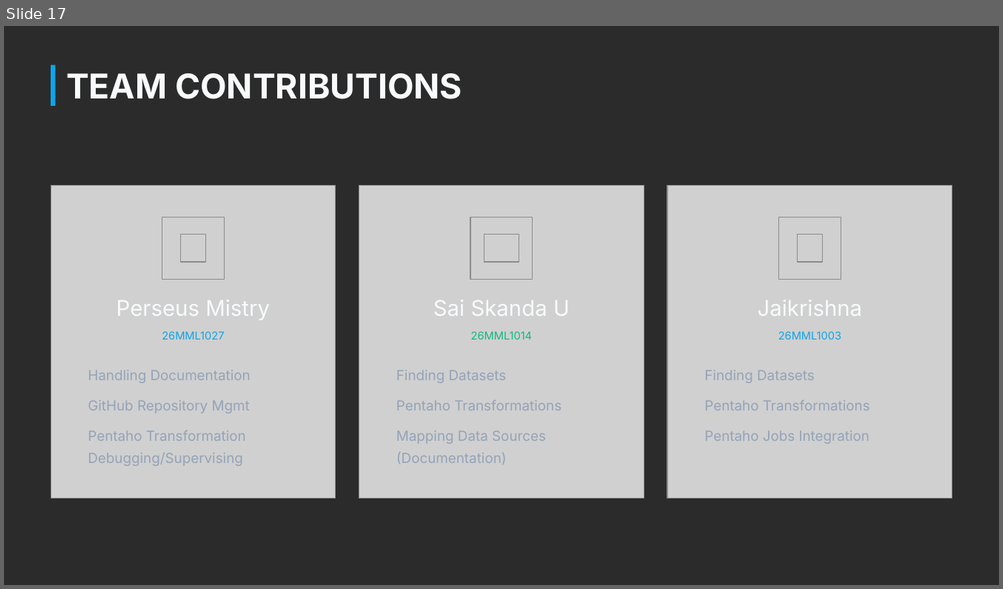
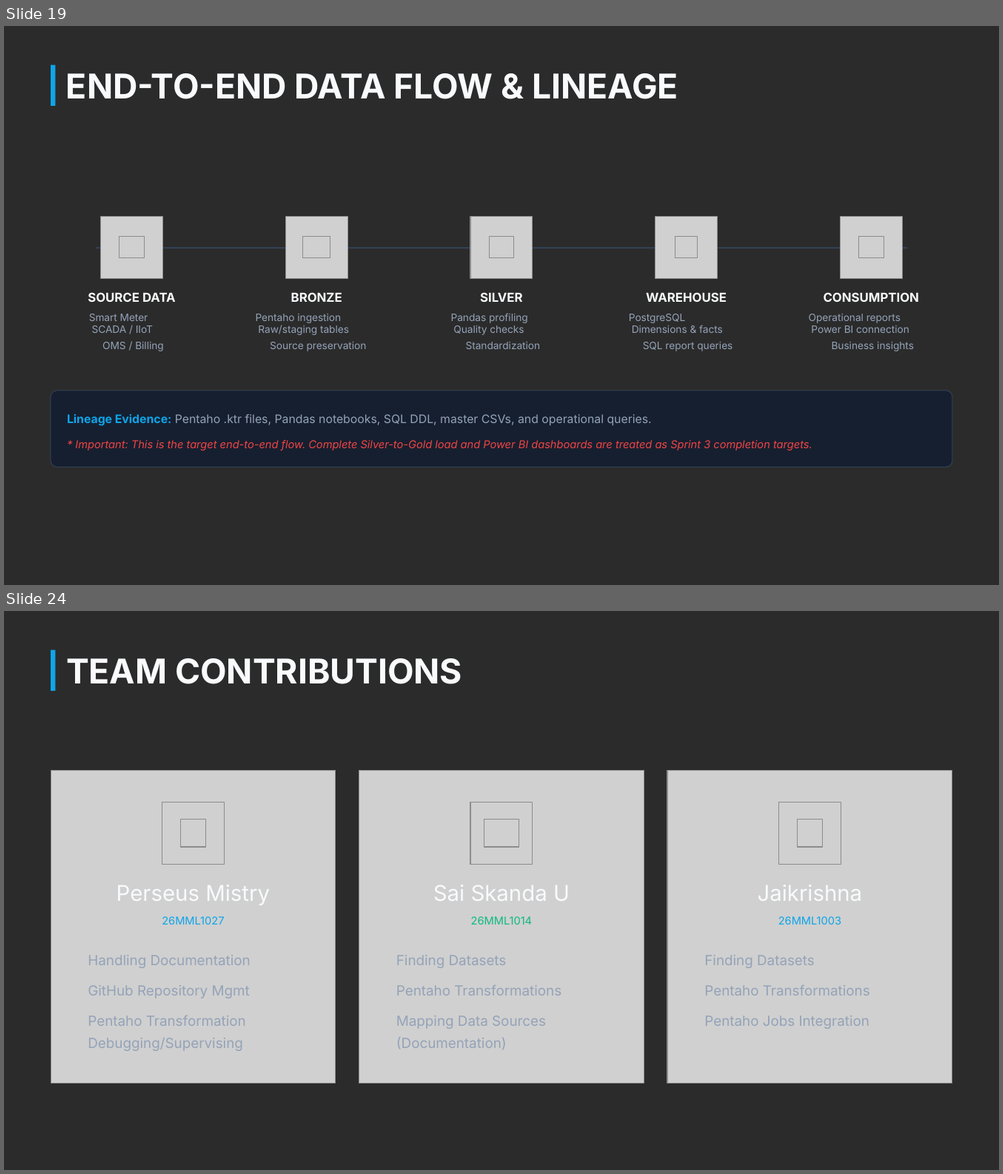
Before and after one commit to Perseus04/Enterprise-Energy-Data-Platform, a slide deck: docs/report/Enterprise Energy Data Platform Progress 1.pptx. Shown one above the other, each under a label of ours: slide 17 before the commit, slides 19 and 24 after it; the slides between them are not shown. The pictures are 1003x589 and 1003x1174 pixels, drawn with LibreOffice and Linux fonts; fonts in the diff are those of the drawing; grey boxes stand for pictures; background and template pictures are left out; a plain dark background stands for a picture behind light text. Boxes give left, top, right and bottom in pixels: in the first picture for what was removed or moved away, otherwise in the second. Text is boxed around its words. In the diff, an @@ line names an element or a change of style, - is before the commit and + after.

```diff
--- a/docs/report/Enterprise Energy Data Platform Progress 1.pptx
+++ b/docs/report/Enterprise Energy Data Platform Progress 1.pptx
@@ slide 19 added at [4,26,999,585], background picture (left out) @@
@@ rectangle added at [51,64,55,106], fill #0EA5E9 @@
@@ text added at [66,73,678,99], 33 pt, text #F8FAFC, bold @@
+END-TO-END DATA FLOW & LINEAGE
@@ picture added at [101,216,163,278] @@
@@ picture added at [285,216,347,278] @@
@@ picture added at [470,216,532,278] @@
@@ picture added at [655,216,717,278] @@
@@ picture added at [839,216,902,278] @@
@@ rectangle added at [96,247,908,249], fill #334155 @@
@@ picture added at [119,236,145,258] @@
@@ picture added at [303,236,330,258] @@
@@ picture added at [489,236,514,258] @@
@@ picture added at [675,236,697,258] @@
@@ picture added at [858,236,883,258] @@
@@ text added at [88,292,176,302], 12 pt, text #F8FAFC, bold @@
+SOURCE DATA
@@ text added at [89,314,164,352], 9.8 pt, text #94A3B8 @@
+Smart Meter
+SCADA / IIoT
+OMS / Billing
@@ text added at [256,314,367,352], 9.8 pt, text #94A3B8 @@
+Pentaho ingestion
+Raw/staging tables
+Source preservation
@@ text added at [291,292,342,302], 12 pt, text #F8FAFC, bold @@
+BRONZE
@@ text added at [451,313,540,349], 9.8 pt, text #94A3B8 @@
+Pandas profiling
+Quality checks
+Standardization
@@ text added at [480,292,523,302], 12 pt, text #F8FAFC, bold @@
+SILVER
@@ text added at [629,314,732,352], 9.8 pt, text #94A3B8 @@
+PostgreSQL
+Dimensions & facts
+SQL report queries
@@ text added at [646,292,726,302], 12 pt, text #F8FAFC, bold @@
+WAREHOUSE
@@ text added at [808,314,913,352], 9.8 pt, text #94A3B8 @@
+Operational reports
+Power BI connection
+Business insights
@@ text added at [823,292,919,302], 12 pt, text #F8FAFC, bold @@
+CONSUMPTION
@@ rounded rectangle added at [51,391,951,467], fill #161F30, outline #334155 0.75 pt @@
@@ text added at [67,414,652,426], 11.2 pt, text #94A3B8 @@
+Lineage Evidence: Pentaho .ktr files, Pandas notebooks, SQL DDL, master CSVs, and operational queries.
@@ text added at [75,440,812,451], 10.5 pt, text #EF4444, italic @@
+* Important: This is the target end-to-end flow. Complete Silver-to-Gold load and Power BI dashboards are treated as Sprint 3 completion targets.
@@ what was slide 17 is now slide 24 @@
```
Also in this commit, not shown: 1 slide changed, 7 other slides added, 1 slide removed, 25 other files.
